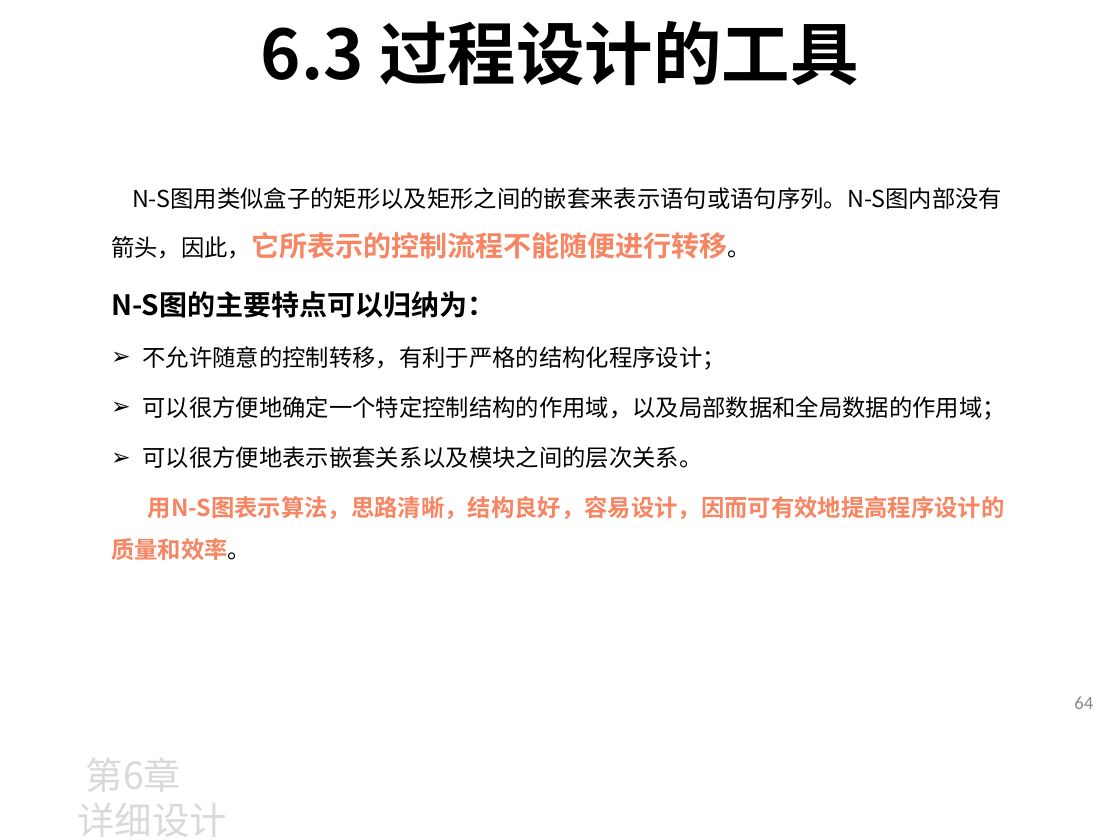
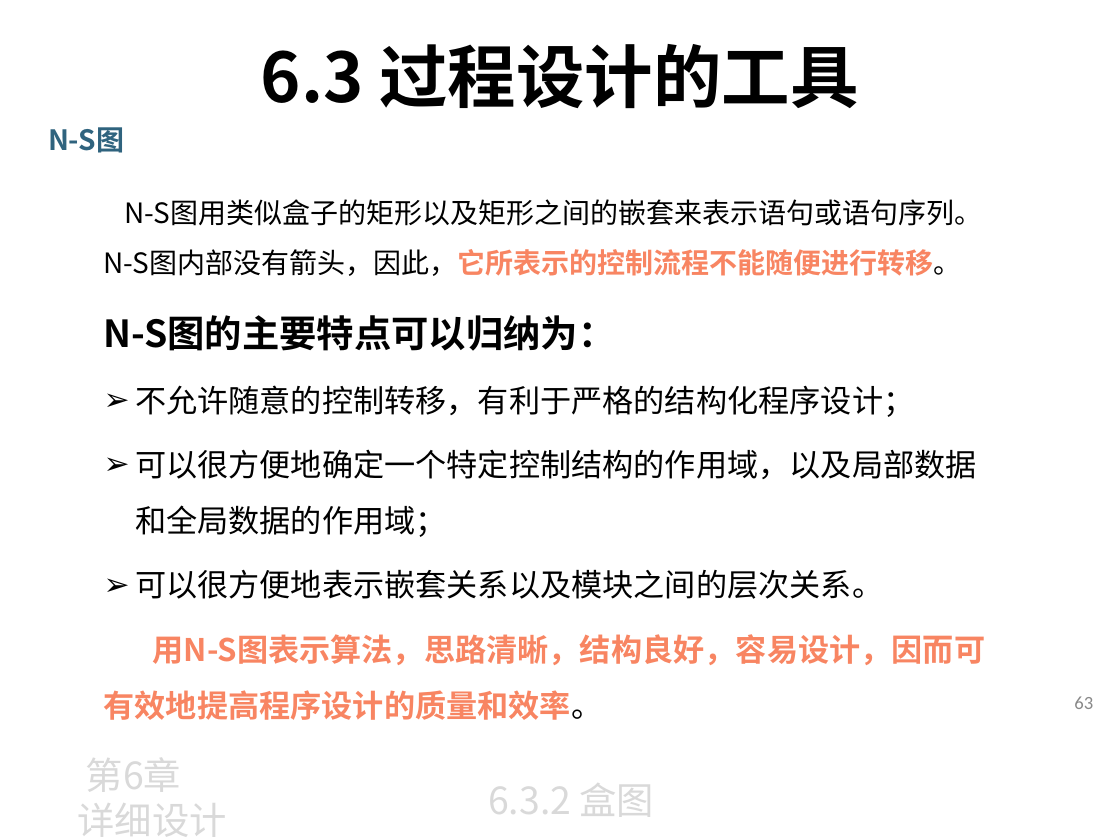
Before and after one commit to zeemeil/zeemeil.github.io, a slide deck: slide 64 of files/2025_1_SE/0331_SE_chapter6.pptx (slide 65 before the commit). Drawn at 1120x840 pixels with LibreOffice and Linux fonts; fonts in the diff are those of the drawing; background and template pictures are left out. Boxes give left, top, right and bottom in pixels: in the first picture for what was removed or moved away, otherwise in the second. Text is boxed around its words. In the diff, an @@ line names an element or a change of style, - is before the commit and + after.

```diff
--- a/files/2025_1_SE/0331_SE_chapter6.pptx
+++ b/files/2025_1_SE/0331_SE_chapter6.pptx
@@ title "6.3 过程设计的工具": place and size @@
-title "6.3 过程设计的工具" at (261,21,858,86)
+title "6.3 过程设计的工具" at (261,44,859,109)
@@ text added at (48,127,124,153), 18 pt, text #2F637E, bold @@
+N-S图
@@ text "N-S图用类似盒子的矩形以及矩形之间的嵌套来表示语句或语句序列。N-S图内部没有箭头，因此，它所表示的控制流程不能随便进 ...": place and size @@
-text "N-S图用类似盒子的矩形以及矩形之间的嵌套来表示语句或语句序列。N-S图内部没有箭头，因此，它所表示的控制流程不能随便进 ..." at (111,187,1006,560)
+text "N-S图用类似盒子的矩形以及矩形之间的嵌套来表示语句或语句序列。N-S图内部没有箭头，因此，它所表示的控制流程不能随便进 ..." at (104,199,986,720)
@@ text "N-S图用类似盒子的矩形以及矩形之间的嵌套来表示语句或语句序列。N-S图内部没有箭头，因此，它所表示的控制流程不能随便进 ..." at (104,199,986,720): size 15 to 18 pt in "N-S图用类似盒子的矩形以及矩形之间的嵌套来表示语句或语句序列。N-S图内部没有箭头，因此，它所表示的控制流程不能随便进 ..."; size 18 to 24 pt in "N-S图的主要特点可以归纳为："; size 15 to 20 pt in "不允许随意的控制转移，有利于严格的结构化程序设计；", "可以很方便地确定一个特定控制结构的作用域，以及局部数据和全局数据的作用域；", "可以很方便地表示嵌套关系以及模块之间的层次关系。", "用N-S图表示算法，思路清晰，结构良好，容易设计，因而可有效地提高程序设计的质量和效率。" @@
@@ page number at (1074,696,1093,709): text changed @@
-64
+63
@@ text added at (488,771,655,825), 24 pt, text #D9D9D9 @@
+6.3.2 盒图
```
Also in this commit, not shown: 5 other slides changed, 9 slides added, 1 slide removed, 4 other files.
